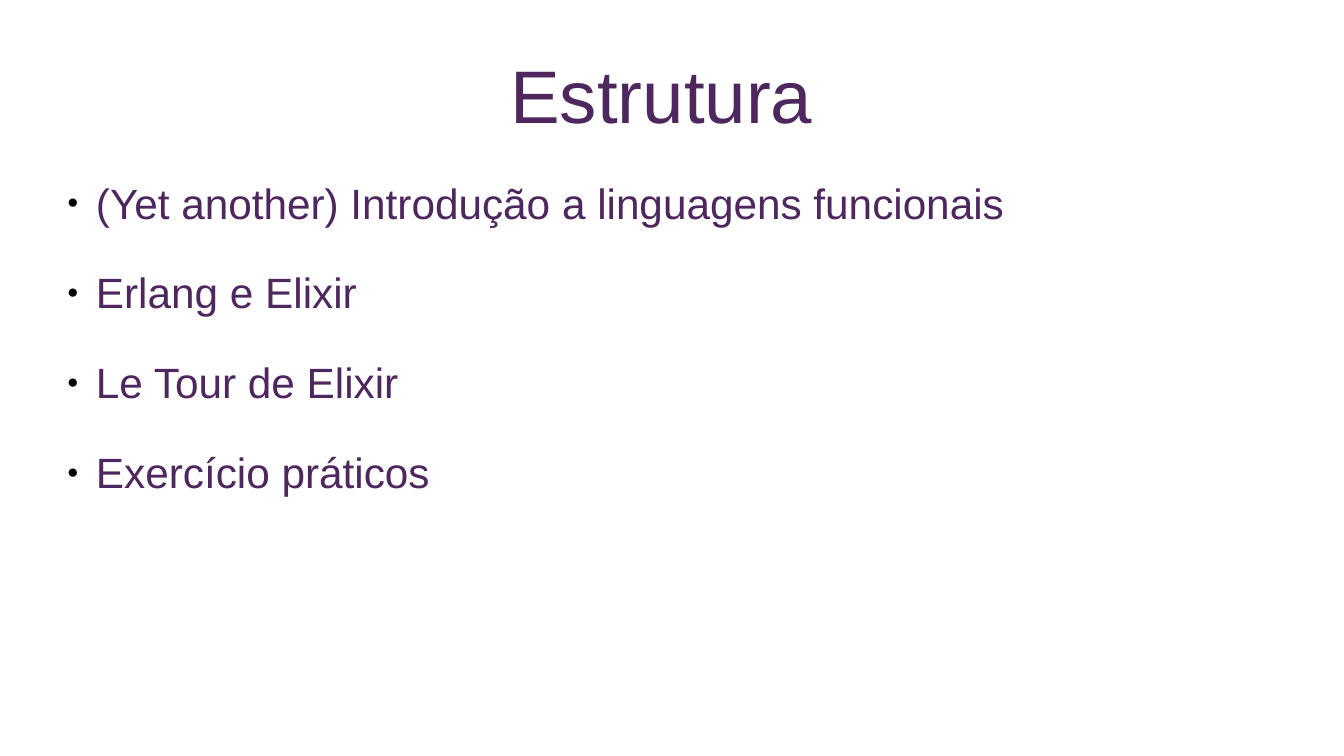
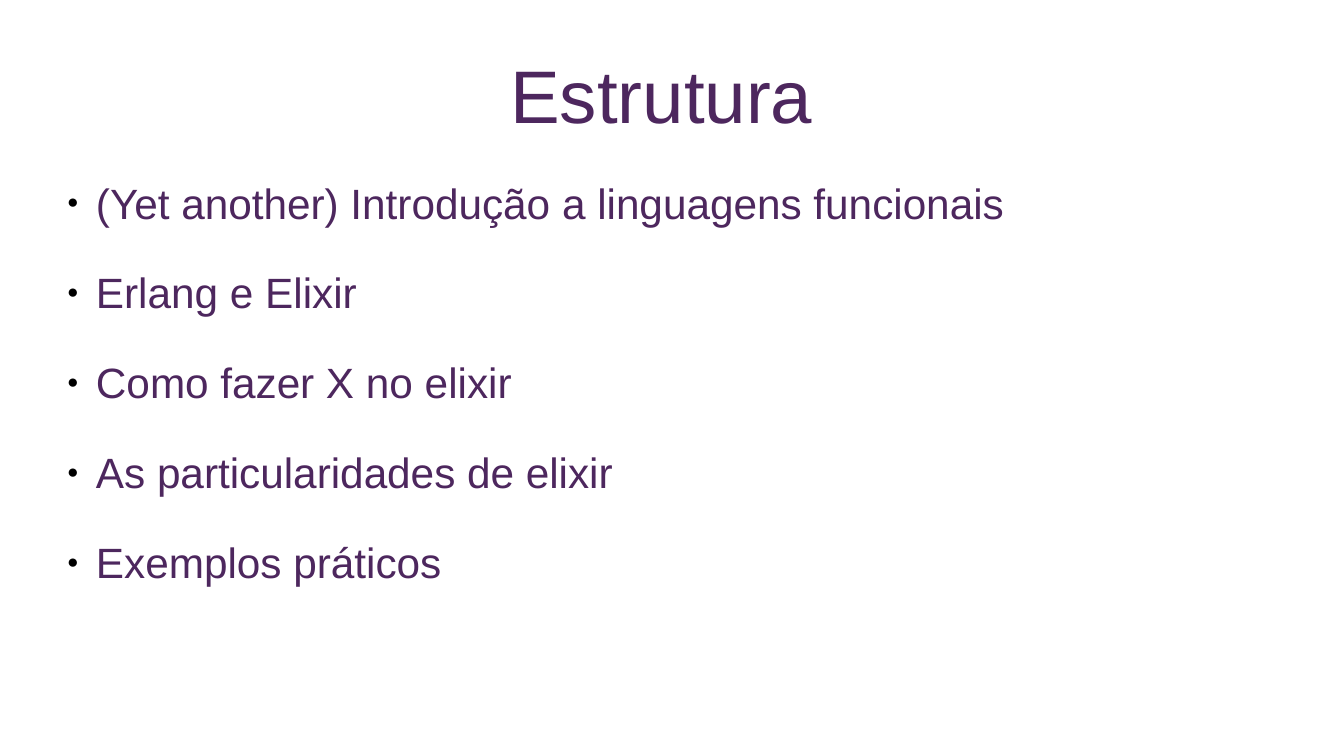
Before and after one commit to paulosergiolima/seccomp_stuff, a slide deck: slide 3 of main.odp. Drawn at 1344x756 pixels with LibreOffice and Linux fonts; fonts in the diff are those of the drawing. Boxes give left, top, right and bottom in pixels: in the first picture for what was removed or moved away, otherwise in the second. Text is boxed around its words. In the diff, an @@ line names an element or a change of style, - is before the commit and + after.

```diff
--- a/main.odp
+++ b/main.odp
@@ subtitle at bbox=[96, 367, 613, 586]: text changed @@
-● Le Tour de Elixir
-● Exercício práticos
+● Como fazer X no elixir
+● As particularidades de elixir
+● Exemplos práticos
```
Also in this commit, not shown: 10 other slides changed, 17 slides added, 14 other files.
